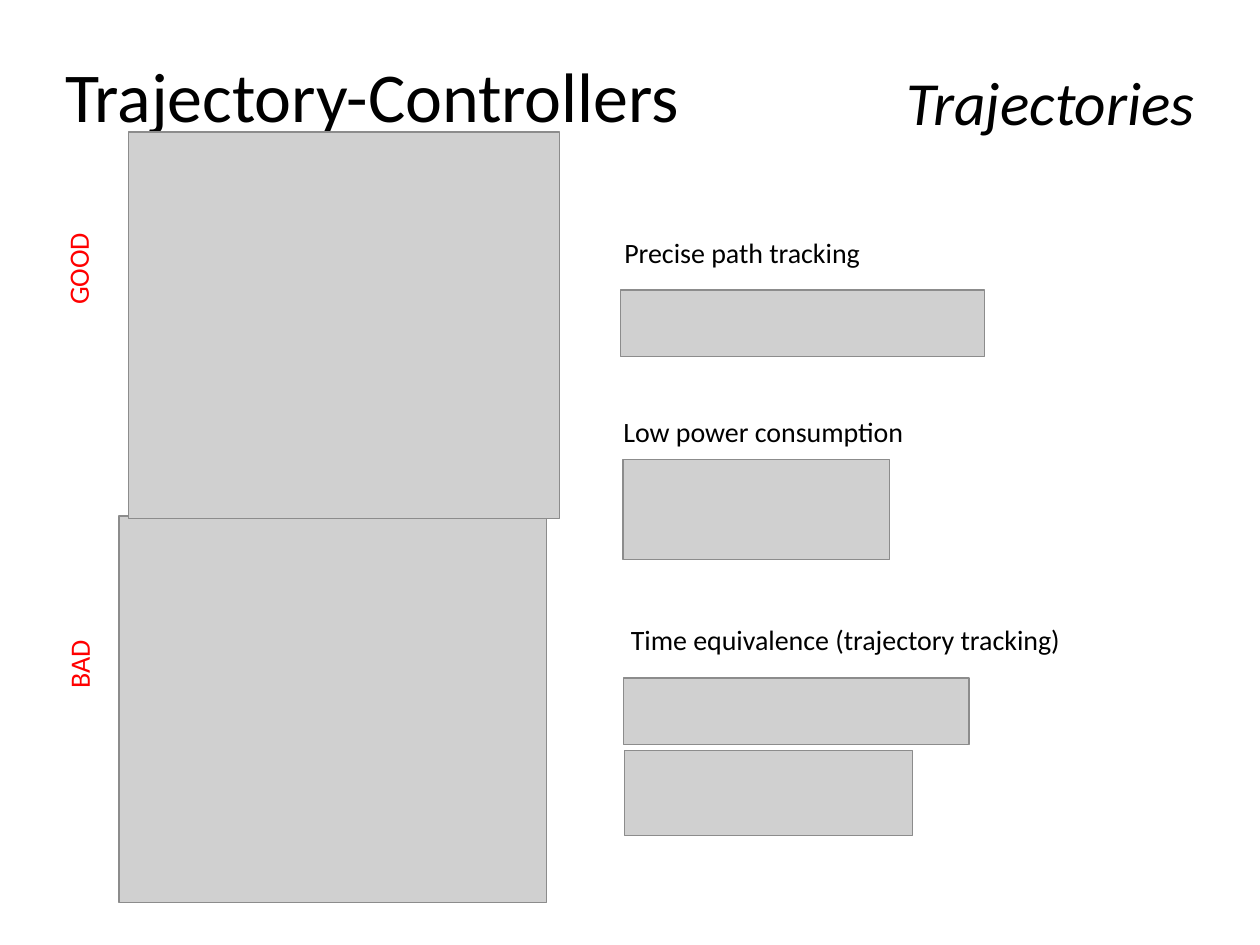
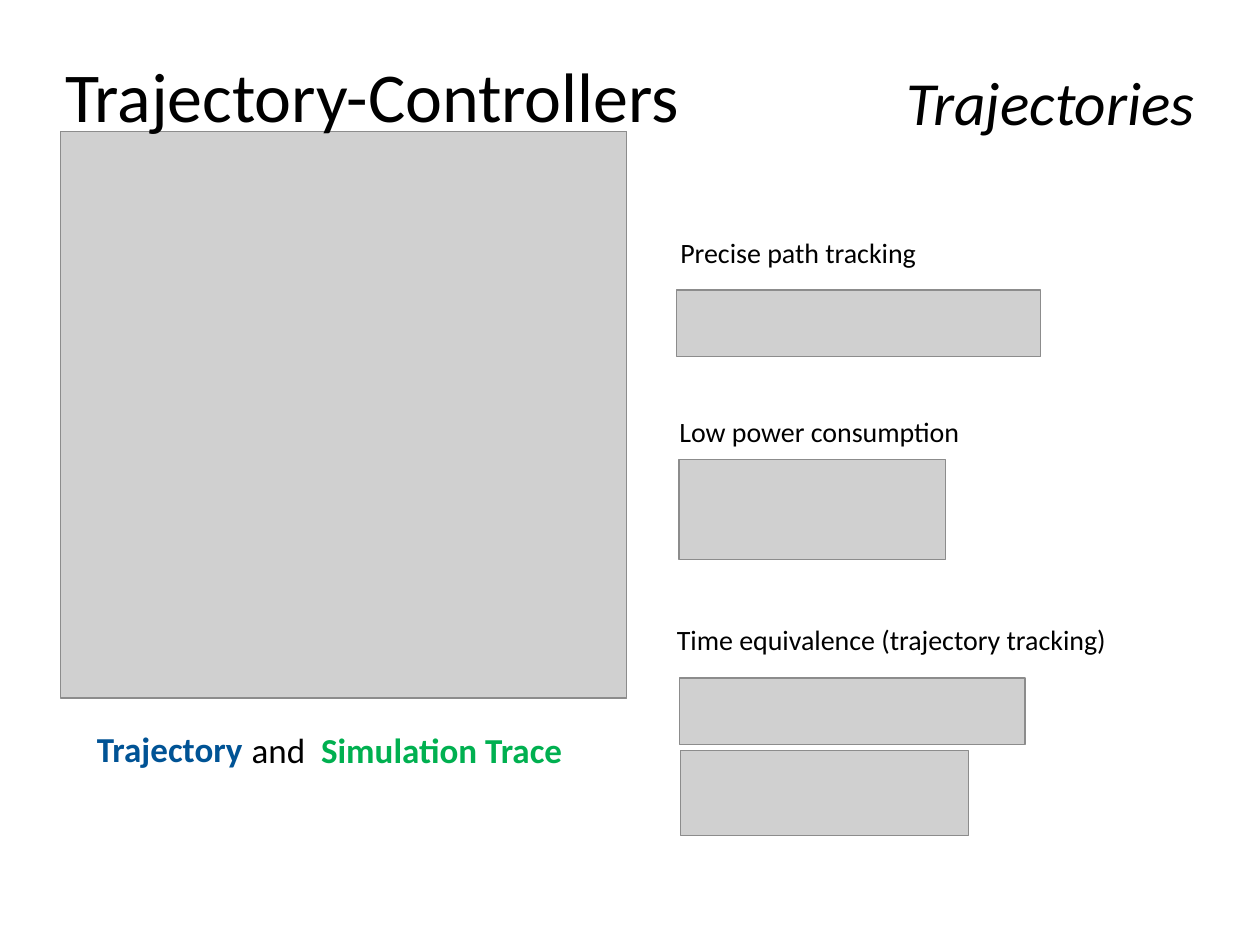
Before and after one commit to skye-HMI/BA-HMI, a slide deck: slide 15 of powerpoint/final_presentation.pptx. Drawn at 1260x945 pixels with LibreOffice and Linux fonts; fonts in the diff are those of the drawing; grey boxes stand for pictures; background and template pictures are left out. Boxes give left, top, right and bottom in pixels: in the first picture for what was removed or moved away, otherwise in the second. Text is boxed around its words. In the diff, an @@ line names an element or a change of style, - is before the commit and + after.

```diff
--- a/powerpoint/final_presentation.pptx
+++ b/powerpoint/final_presentation.pptx
@@ picture added at <box>60,132,626,698</box> @@
@@ picture: place and size @@
-picture at <box>129,132,559,519</box>
+picture at <box>62,132,626,698</box>
@@ text removed at <box>62,240,96,303</box> @@
-GOOD
@@ 4 pictures, 2 texts: place and size @@
-4 pictures, 2 texts at <box>621,243,985,835</box>
+4 pictures, 2 texts at <box>677,243,1041,835</box>
@@ picture removed at <box>120,515,547,902</box> @@
@@ text "Time equivalence (trajectory tracking)": place and size @@
-text "Time equivalence (trajectory tracking)" at <box>631,629,1060,655</box>
+text "Time equivalence (trajectory tracking)" at <box>677,629,1106,655</box>
@@ text removed at <box>63,644,97,686</box> @@
-BAD
@@ text added at <box>97,737,243,768</box>, 20 pt, text #005395, bold @@
+Trajectory
@@ text added at <box>252,738,562,764</box>, 20 pt, text #00B050, bold @@
+Trajectory and Simulation Trace
```
Also in this commit, not shown: 3 other slides changed, 3 slides added, 1 slide removed, 12 other files.
